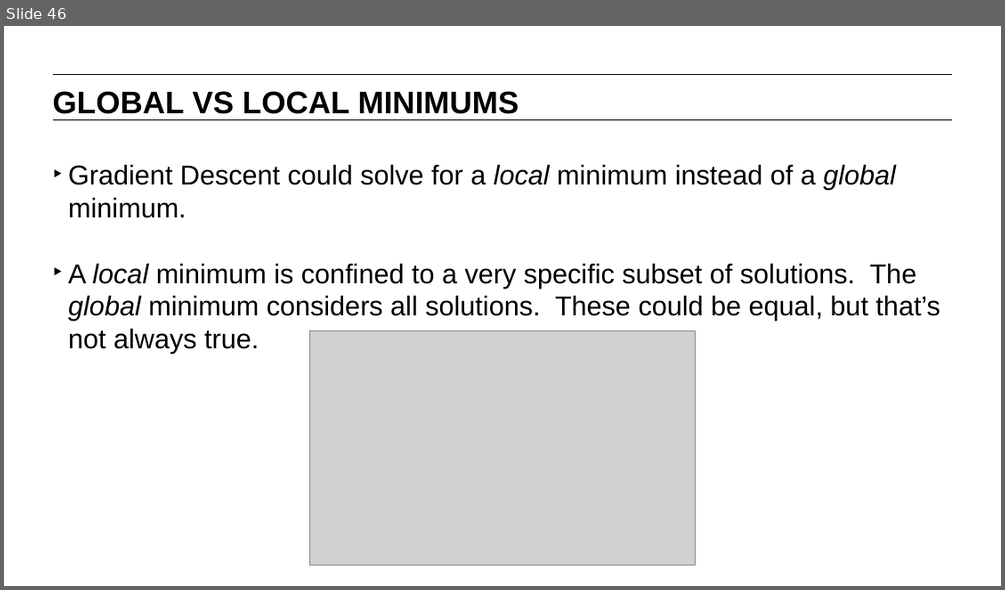
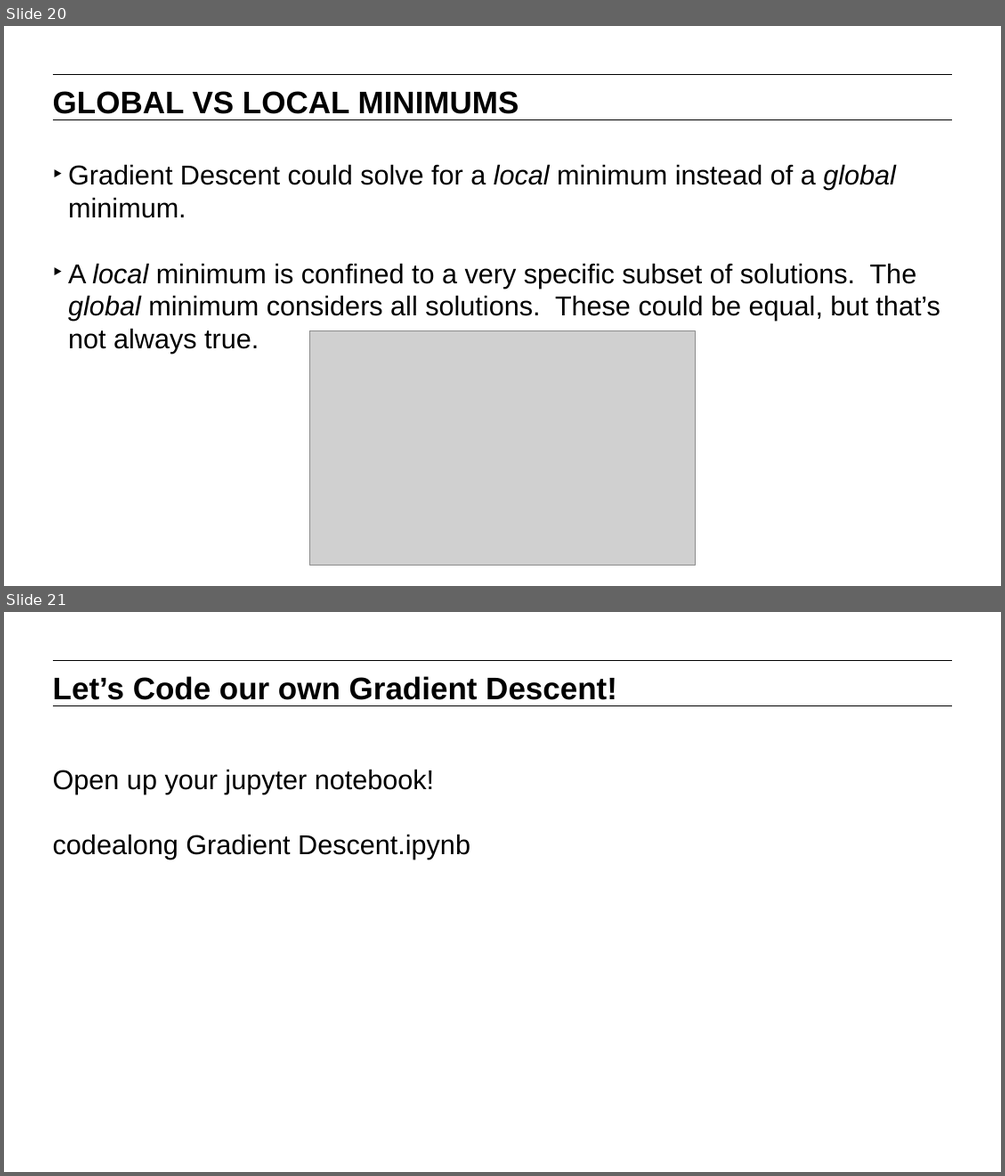
Before and after one commit to matanefron/data-sets, a slide deck: lessons/lesson-7/07-evaluating-model-fit_redux.pptx. Shown one above the other, each under a label of ours: slide 46 before the commit, slides 20 and 21 after it. The pictures are 1005x590 and 1005x1176 pixels, drawn with LibreOffice and Linux fonts; fonts in the diff are those of the drawing; grey boxes stand for pictures. Boxes give left, top, right and bottom in pixels: in the first picture for what was removed or moved away, otherwise in the second. Text is boxed around its words. In the diff, an @@ line names an element or a change of style, - is before the commit and + after.

```diff
--- a/lessons/lesson-7/07-evaluating-model-fit_redux.pptx
+++ b/lessons/lesson-7/07-evaluating-model-fit_redux.pptx
@@ slide 21 added at [4,612,1001,1172], background #FFFFFF; not listed: 2 template elements that a slide beside it also shows @@
@@ text added at [53,676,617,700], 32 pt, text #000000, bold @@
+Let’s Code our own Gradient Descent!
@@ text added at [53,769,470,859], 28 pt, text #000000 @@
+Open up your jupyter notebook!
+codealong Gradient Descent.ipynb
@@ what was slide 46 is now slide 20 @@
```
Also in this commit, not shown: 1 slide changed, 8 other slides added, 1 slide removed, 3 other files.
